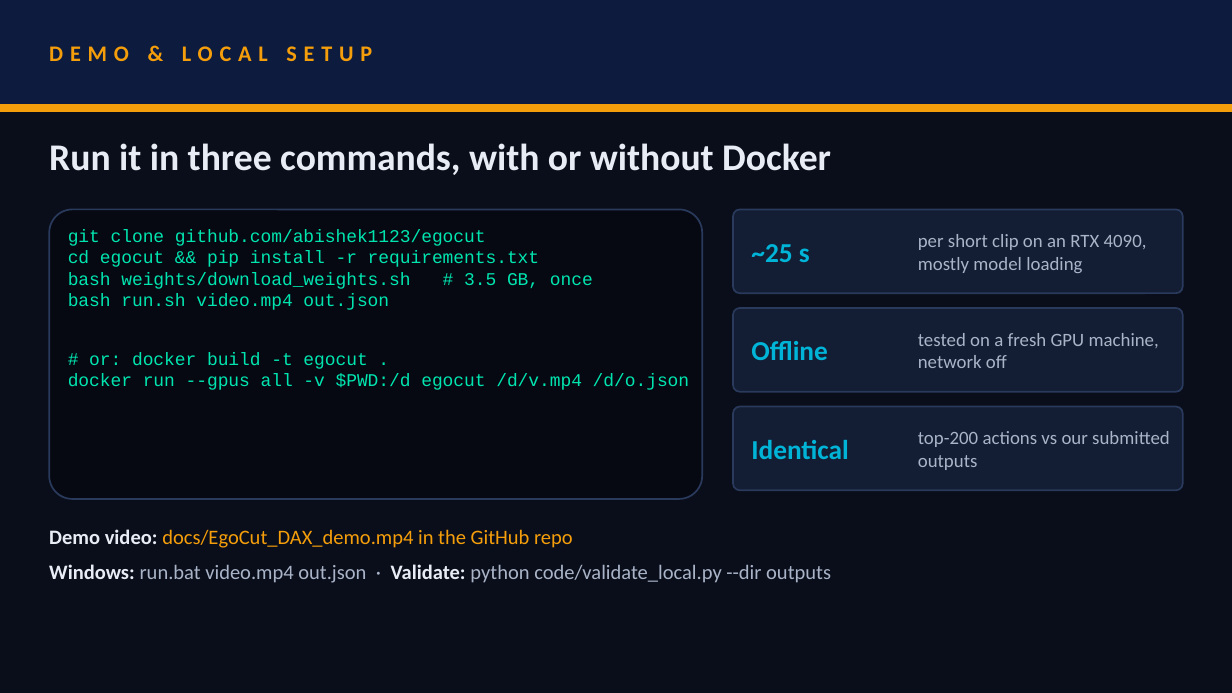
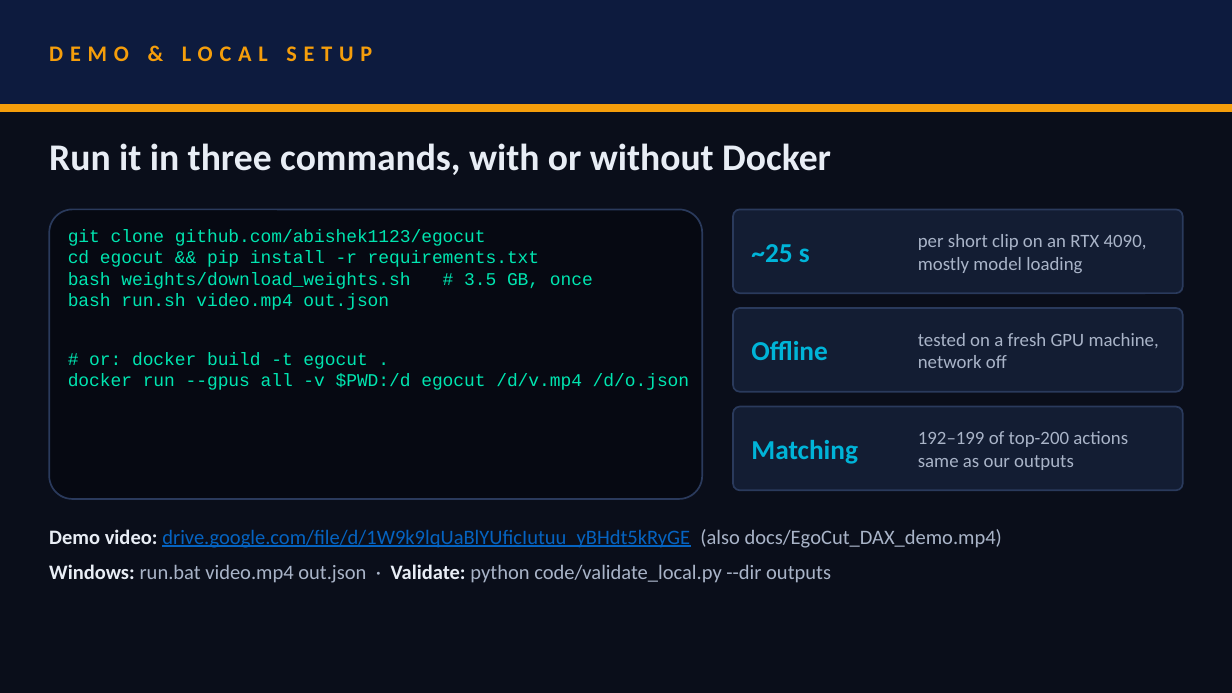
Before and after one commit to abishek1123/egocut, a slide deck: slide 8 of docs/VIT_DAX.pptx. Drawn at 1232x693 pixels with LibreOffice and Linux fonts; fonts in the diff are those of the drawing. Boxes give left, top, right and bottom in pixels: in the first picture for what was removed or moved away, otherwise in the second. Text is boxed around its words. In the diff, an @@ line names an element or a change of style, - is before the commit and + after.

Commit message:
Add Google Drive link for the demo video

```diff
--- a/docs/VIT_DAX.pptx
+++ b/docs/VIT_DAX.pptx
@@ text at bbox=[751, 440, 857, 464]: text changed @@
-Identical
+Matching
@@ text at bbox=[918, 431, 1128, 470]: text changed @@
-top-200 actions vs our submitted outputs
+192–199 of top-200 actions same as our outputs
@@ text at bbox=[49, 529, 1002, 548]: text changed; text colour #F59E0B to #0563C1 @@
-Demo video: docs/EgoCut_DAX_demo.mp4 in the GitHub repo
+Demo video: drive.google.com/file/d/1W9k9lqUaBlYUficIutuu_yBHdt5kRyGE (also docs/EgoCut_DAX_demo.mp4)
```
Also in this commit, not shown: 1 other file.
